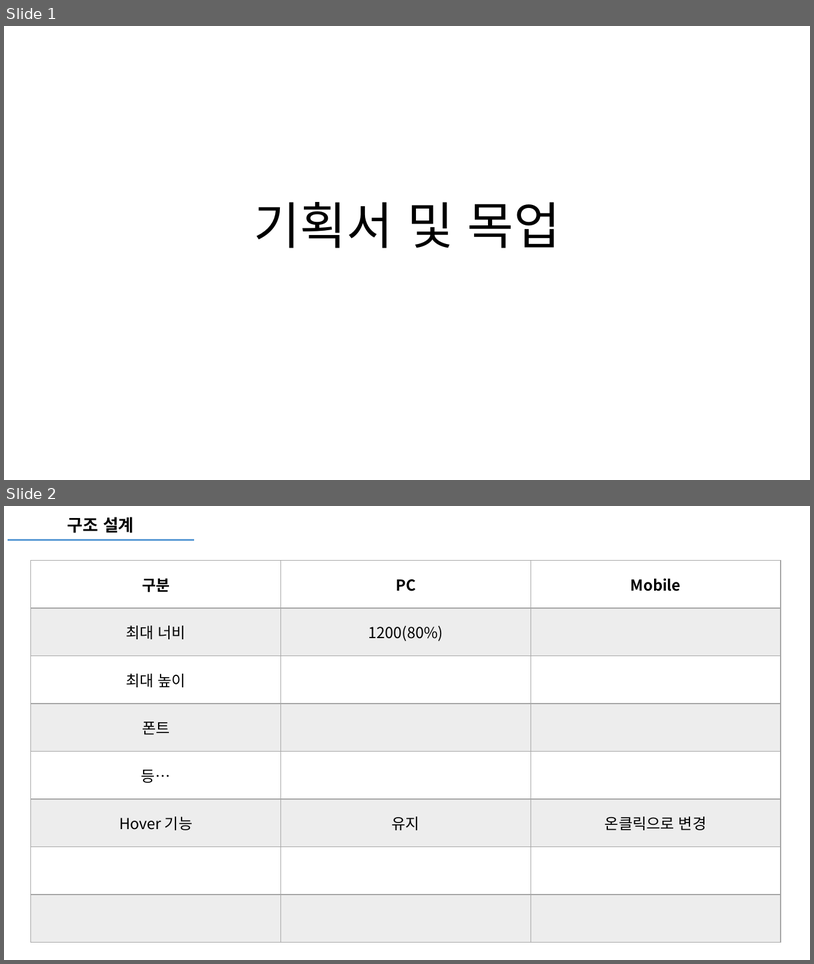
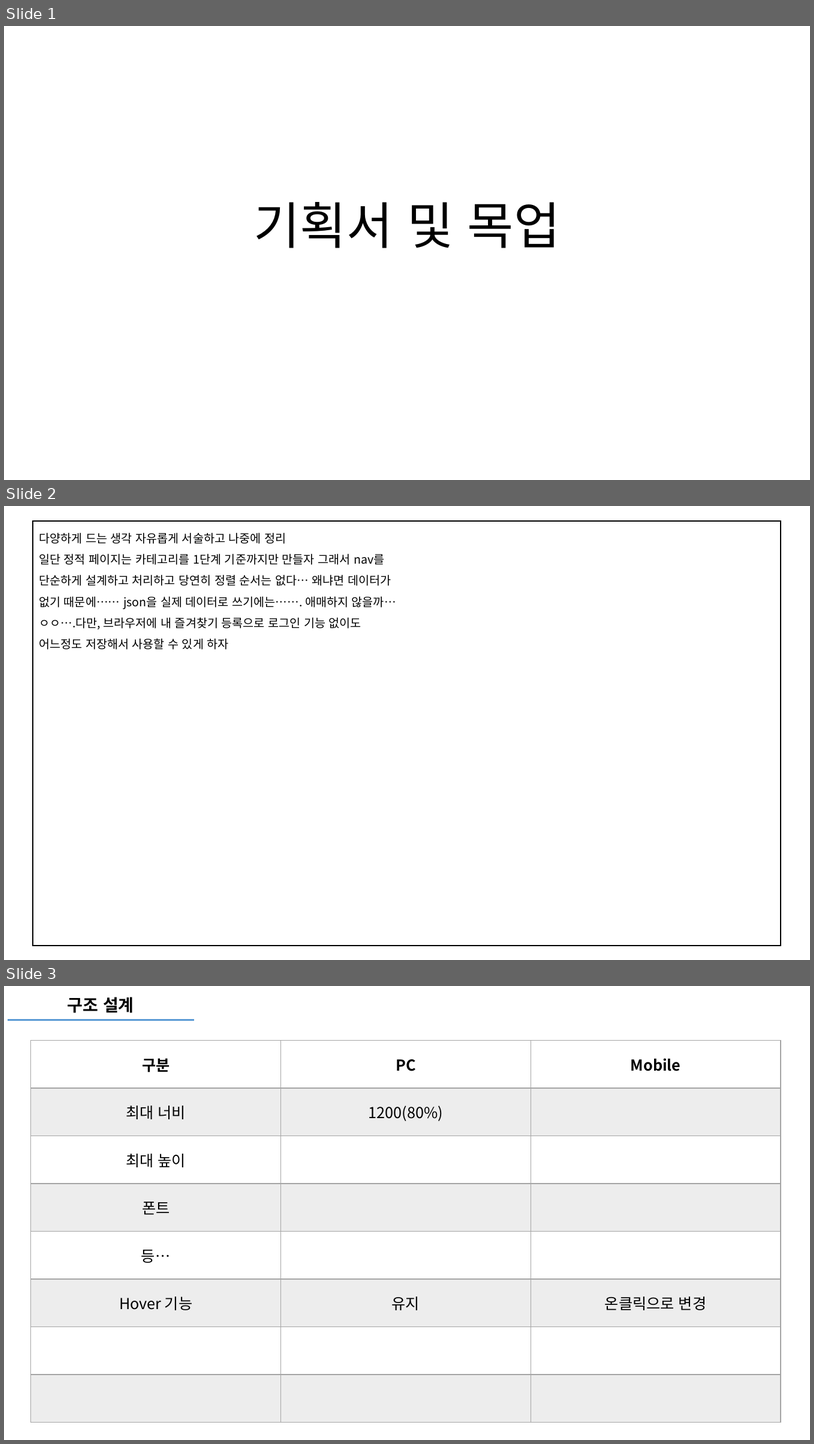
Before and after one commit to mygorithm2020/BookmarkProject, a slide deck: bookmark.pptx. Shown one above the other, each under a label of ours: slides 1 and 2 before the commit, slides 1, 2 and 3 after it. The pictures are 814x964 and 814x1444 pixels, drawn with LibreOffice and Linux fonts; fonts in the diff are those of the drawing. Boxes give left, top, right and bottom in pixels: in the first picture for what was removed or moved away, otherwise in the second. Text is boxed around its words. In the diff, an @@ line names an element or a change of style, - is before the commit and + after.

```diff
--- a/bookmark.pptx
+++ b/bookmark.pptx
@@ slide 2 added at bbox=[4, 506, 810, 960], background #FFFFFF @@
@@ rectangle added at bbox=[33, 521, 781, 946], outline #000000 1.5 pt, 14 pt, text #000000 @@
+다양하게 드는 생각 자유롭게 서술하고 나중에 정리
+일단 정적 페이지는 카테고리를 1단계 기준까지만 만들자 그래서 nav를 단순하게 설계하고 처리하고 당연히 정렬 순서는 없다… 왜냐면 데이터가 없기 때문에…… json을 실제 데이터로 쓰기에는……. 애매하지 않을까… ㅇㅇ….다만, 브라우저에 내 즐겨찾기 등록으로 로그인 기능 없이도 어느정도 저장해서 사용할 수 있게 하자
@@ what was slide 2 is now slide 3 @@
```
Also in this commit, not shown: 1 slide changed, 3 other slides added, 20 other files.
